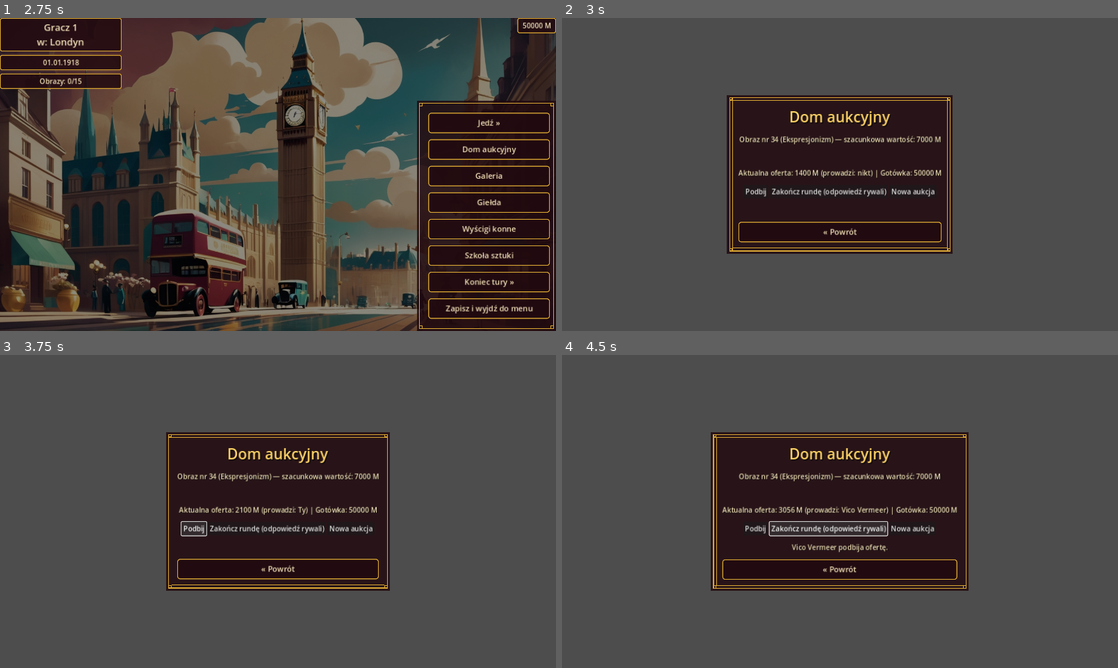
Above: before the commit, frames 1-4 (two rows, left to right).
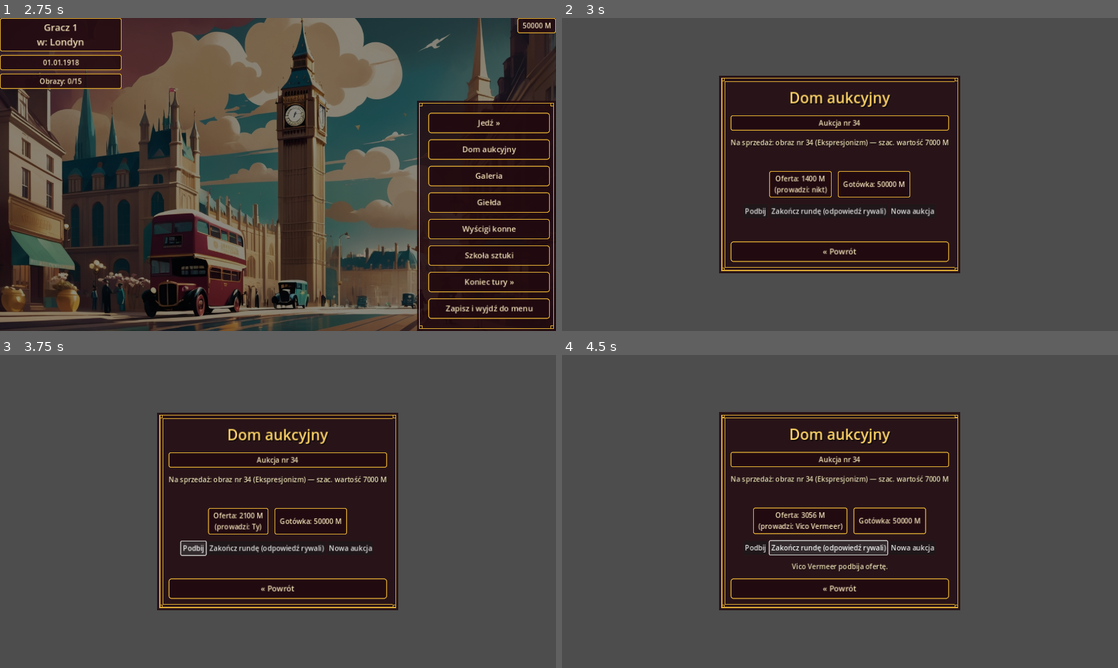
Above: after the commit, the same moments.

Repository: cinekm20/the-forger-retro-tycoon
Game: Godot game, scene res://scenes/main_menu/MainMenu.tscn
Same seed, same stepped clock (60 frames per second), same inputs: the game is played once before the commit and once after it.
Inputs:
- Up to frame 1 (2.75 s): click "1" at 0.5 s; click "Tryb łatwy (15/40 obrazów do …" at 1.25 s; click "Nowa gra" at 2 s
- Up to frame 2 (3 s): click "Dom aukcyjny" at 2.75 s
- Up to frame 3 (3.75 s): click "Podbij" at 3.5 s
- Up to frame 4 (4.5 s): click "Zakończ rundę (odpowiedź rywa…" at 4.25 s

Frame 1 is identical in both runs. In frame 2, 11% of the frame differs, in the area x 28-72%, y 18-82%; in frame 3, 11%; in frame 4, 12%, in the area x 26-74%, y 18-82%.

Commit message:
Przestaw Dom aukcyjny i Giełdę na układ skrzynek jak w oryginale
Na podstawie zrzutów ekranu z oryginalnej gry: numer aukcji jako osobna
skrzynka u góry (AuctionHouse.gd — auction_number_label), oferta +
gotówka gracza jako dwie skrzynki obok siebie (odpowiednik "BID BY VICO
75000 M" + nazwisko gracza). Giełda dostaje skrzynki lokalizacja/data i
gotówka w górnych rogach (jak "LONDON DEN 1.1.1918" / "50000 M"), a każda
spółka żeglugowa jest teraz w oprawionej "skrzynce" zamiast gołego wiersza.

Dwa nowe współdzielone helpery w screen_helpers.gd:
- make_corner_status_row: skrzynki w przeciwległych górnych rogach (ten
  sam trik co Hub.gd _build_top_row, teraz reużywalny).
- make_boxed_row: pojedyncza skrzynka mieszcząca kilka widżetów obok
  siebie (etykieta + przyciski), nie tylko jedną etykietę jak make_info_box.

Bez nowej grafiki — tylko przełożenie istniejących danych na układ bliższy
oryginałowi, zgodnie z ustaleniem z użytkownikiem.

Diff:
--- a/game/scenes/auction_house/AuctionHouse.gd
+++ b/game/scenes/auction_house/AuctionHouse.gd
@@ -9,20 +9,33 @@
 var current_leader: String = ""  ## "" = nikt, "player", albo id rywala
 var current_forgery_warning: bool = false  ## losowane raz na aukcję w _start_new_auction
 
+var auction_number_label: Label
 var painting_label: Label
 var bid_label: Label
+var money_label: Label
 var warning_label: Label
 var status_label: Label
 
 
+## Układ pudełek nawiązuje do oryginału (patrz screeny użytkownika):
+## "AUCTION NUMBER: X" jako osobna skrzynka u góry, "UP FOR AUCTION IS: ..."
+## jako zwykła linia, a oferta + gotówka gracza jako dwie skrzynki obok
+## siebie (tam odpowiednik to "BID BY VICO 75000 M" + nazwisko gracza).
 func _ready() -> void:
 	var root := ScreenHelpers.make_root(self)
 	ScreenHelpers.make_title(root, "Dom aukcyjny")
 	ScreenHelpers.make_turn_indicator(root)
 
+	auction_number_label = ScreenHelpers.make_info_box(root, "")
 	painting_label = ScreenHelpers.make_label(root, "")
 	warning_label = ScreenHelpers.make_label(root, "")
-	bid_label = ScreenHelpers.make_label(root, "")
+
+	var bid_row := HBoxContainer.new()
+	bid_row.alignment = BoxContainer.ALIGNMENT_CENTER
+	bid_row.add_theme_constant_override("separation", 14)
+	root.add_child(bid_row)
+	bid_label = ScreenHelpers.make_info_box(bid_row, "")
+	money_label = ScreenHelpers.make_info_box(bid_row, "")
 
 	var action_row := HBoxContainer.new()
 	action_row.alignment = BoxContainer.ALIGNMENT_CENTER
@@ -111,9 +124,11 @@
 
 
 func _update_labels() -> void:
+	auction_number_label.text = "Aukcja nr %d" % current_number
+
 	var category: String = Paintings.get_category(current_number)
 	var category_name: String = Paintings.CATEGORY_NAMES.get(category, category)
-	painting_label.text = "Obraz nr %d (%s) — szacunkowa wartość: %.0f M" % [
+	painting_label.text = "Na sprzedaż: obraz nr %d (%s) — szac. wartość %.0f M" % [
 		current_number, category_name, Paintings.get_estimated_value(current_number),
 	]
 
@@ -127,6 +142,5 @@
 		leader_text = "Ty"
 	elif current_leader != "":
 		leader_text = AIPlayers.get_rival(current_leader)["name"]
-	bid_label.text = "Aktualna oferta: %.0f M (prowadzi: %s) | Gotówka: %.0f M" % [
-		current_bid, leader_text, Economy.player_money,
-	]
+	bid_label.text = "Oferta: %.0f M\n(prowadzi: %s)" % [current_bid, leader_text]
+	money_label.text = "Gotówka: %.0f M" % Economy.player_money
--- a/game/scenes/stock_market/StockMarket.gd
+++ b/game/scenes/stock_market/StockMarket.gd
@@ -6,17 +6,22 @@
 var rows_container: VBoxContainer
 var crop_rows_container: VBoxContainer
 var contracts_label: Label
-var info_label: Label
+var location_label: Label
+var money_label: Label
 
 
+## Skrzynki lokalizacja/data (lewy górny róg) i gotówka (prawy górny róg)
+## nawiązują do układu oryginału (patrz zrzuty ekranu użytkownika: "LONDON
+## DEN 1.1.1918" / "50000 M") — ten sam trik co Hub.gd _build_top_row,
+## współdzielony przez ScreenHelpers.make_corner_status_row.
 func _ready() -> void:
+	var corner := ScreenHelpers.make_corner_status_row(self, "", "")
+	location_label = corner["left"]
+	money_label = corner["right"]
+
 	var root := ScreenHelpers.make_root(self)
 	ScreenHelpers.make_title(root, "Giełda")
 	ScreenHelpers.make_turn_indicator(root)
-
-	info_label = Label.new()
-	info_label.horizontal_alignment = HORIZONTAL_ALIGNMENT_CENTER
-	root.add_child(info_label)
 
 	rows_container = VBoxContainer.new()
 	root.add_child(rows_container)
@@ -57,9 +62,7 @@
 	for child in rows_container.get_children():
 		child.queue_free()
 	for company_id in ShippingCompanies.COMPANIES.keys():
-		var row := HBoxContainer.new()
-		row.alignment = BoxContainer.ALIGNMENT_CENTER
-		rows_container.add_child(row)
+		var row := ScreenHelpers.make_boxed_row(rows_container)
 
 		var company_name: String = ShippingCompanies.COMPANIES[company_id]["name"]
 		var price := ShippingCompanies.get_price(company_id)
@@ -68,6 +71,7 @@
 		var label := Label.new()
 		label.text = "%s: %.1f M (masz: %d)" % [company_name, price, owned]
 		label.custom_minimum_size = Vector2(220, 0)
+		label.add_theme_color_override("font_color", ScreenHelpers.COLOR_CREAM)
 		row.add_child(label)
 
 		var buy_btn := Button.new()
@@ -109,7 +113,8 @@
 
 
 func _update_info() -> void:
-	info_label.text = "Gotówka: %.0f M | Data: %s" % [Economy.player_money, Calendar.get_date_string()]
+	location_label.text = "%s\n%s" % [Cities.get_city_name(Travel.current_city), Calendar.get_date_string()]
+	money_label.text = "%.0f M" % Economy.player_money
 	_rebuild_crop_rows()
 
 	var lines: Array[String] = []
--- a/game/scripts/ui/screen_helpers.gd
+++ b/game/scripts/ui/screen_helpers.gd
@@ -290,6 +290,63 @@
 	return label
 
 
+## Dwie skrzynki w przeciwległych górnych rogach (lewy: krótszy tekst typu
+## lokalizacja/data, prawy: gotówka) — ten sam układ co Hub.gd _build_top_row,
+## współdzielony tu, bo tego samego rozkładu (patrz zrzuty ekranu oryginału
+## dostarczone przez użytkownika) potrzebują też inne ekrany (np.
+## StockMarket.gd). SIZE_SHRINK_BEGIN na kolumnach + spacer z
+## SIZE_EXPAND_FILL — te same triki co w Hub.gd, patrz komentarz tam.
+static func make_corner_status_row(parent: Control, left_text: String, right_text: String) -> Dictionary:
+	var row := HBoxContainer.new()
+	row.set_anchors_preset(Control.PRESET_FULL_RECT)
+	row.mouse_filter = Control.MOUSE_FILTER_IGNORE
+	parent.add_child(row)
+
+	var left_column := VBoxContainer.new()
+	left_column.size_flags_vertical = Control.SIZE_SHRINK_BEGIN
+	row.add_child(left_column)
+	var left_label := make_info_box(left_column, left_text)
+
+	var spacer := Control.new()
+	spacer.size_flags_horizontal = Control.SIZE_EXPAND_FILL
+	spacer.mouse_filter = Control.MOUSE_FILTER_IGNORE
+	row.add_child(spacer)
+
+	var right_column := VBoxContainer.new()
+	right_column.size_flags_vertical = Control.SIZE_SHRINK_BEGIN
+	row.add_child(right_column)
+	var right_label := make_info_box(right_column, right_text)
+
+	return {"left": left_label, "right": right_label}
+
+
+## Jak make_info_box, ale dla całego WIERSZA (kilka dzieci obok siebie —
+## etykieta + przyciski), nie pojedynczej etykiety — potrzebne tam, gdzie
+## cała pozycja (np. spółka żeglugowa: nazwa, cena, przyciski kup/sprzedaj)
+## ma być w jednej oprawionej "skrzynce", tak jak w oryginale (patrz
+## StockMarket.gd).
+static func make_boxed_row(root: Container) -> HBoxContainer:
+	var box := StyleBoxFlat.new()
+	box.bg_color = Color(COLOR_BURGUNDY_DARK.r, COLOR_BURGUNDY_DARK.g, COLOR_BURGUNDY_DARK.b, 0.85)
+	box.border_color = COLOR_GOLD
+	box.set_border_width_all(2)
+	box.set_corner_radius_all(4)
+	box.content_margin_left = 12
+	box.content_margin_right = 12
+	box.content_margin_top = 6
+	box.content_margin_bottom = 6
+
+	var panel := PanelContainer.new()
+	panel.add_theme_stylebox_override("panel", box)
+	root.add_child(panel)
+
+	var row := HBoxContainer.new()
+	row.alignment = BoxContainer.ALIGNMENT_CENTER
+	row.add_theme_constant_override("separation", 10)
+	panel.add_child(row)
+	return row
+
+
 ## Przyciski w stylu art déco (ciemny burgund + złota ramka) zamiast
 ## domyślnego szarego wyglądu Godota — jeden wspólny styl dla całej gry.
 static func _style_button(btn: Button) -> void:
